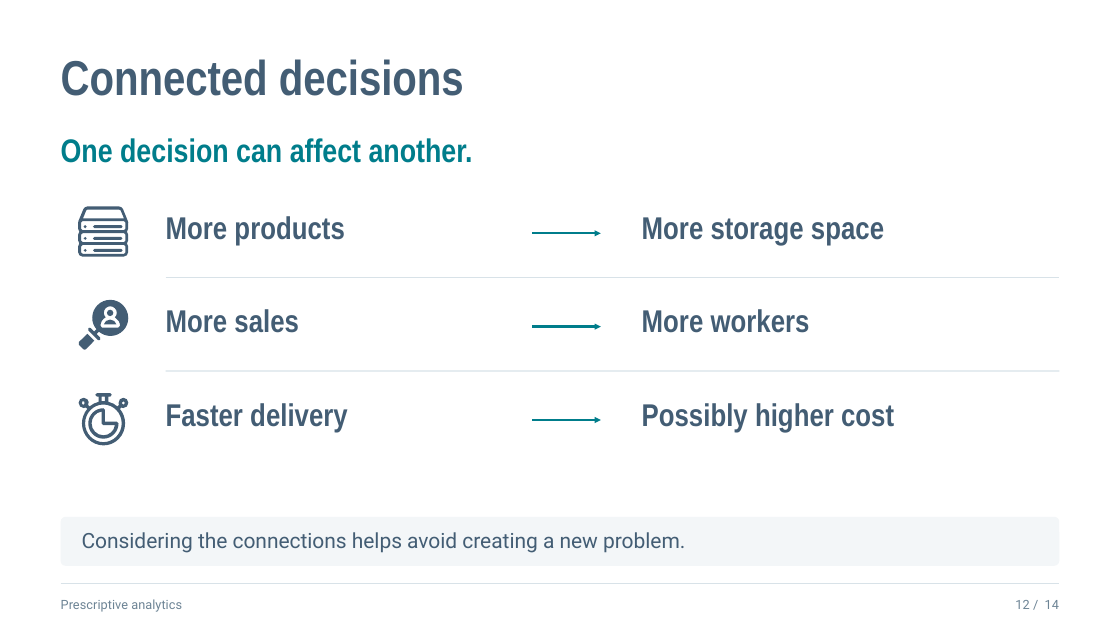
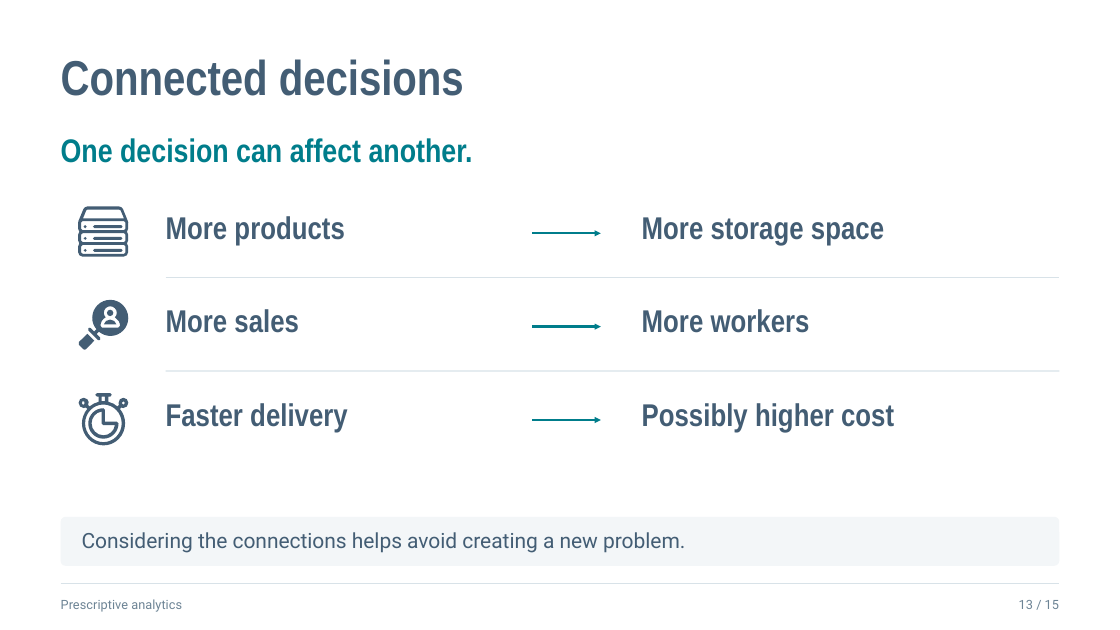
Before and after one commit to aliomar139/M2-Projects, a slide deck: slide 13 of prescriptive-analytics/prescriptive-analytics-presentation-designed.pptx (slide 12 before the commit). Drawn at 1120x630 pixels with LibreOffice and Linux fonts; fonts in the diff are those of the drawing. Boxes give left, top, right and bottom in pixels: in the first picture for what was removed or moved away, otherwise in the second. Text is boxed around its words. In the diff, an @@ line names an element or a change of style, - is before the commit and + after.

```diff
--- a/prescriptive-analytics/prescriptive-analytics-presentation-designed.pptx
+++ b/prescriptive-analytics/prescriptive-analytics-presentation-designed.pptx
@@ text at (x1=1019, y1=600, x2=1059, y2=609): text changed @@
-12 / 14
+13 / 15
```
Also in this commit, not shown: 13 other slides changed, 1 slide added, 1 other file.
